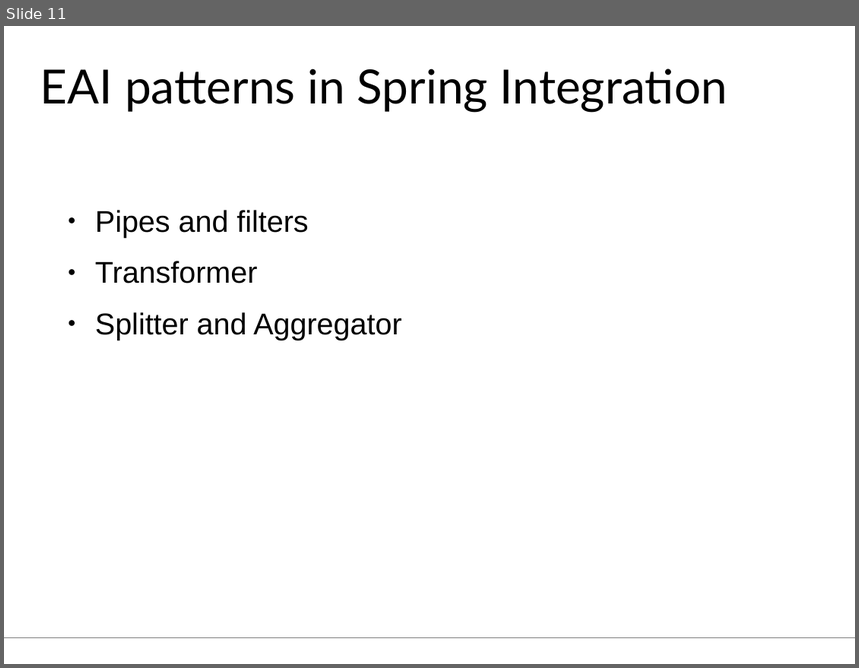
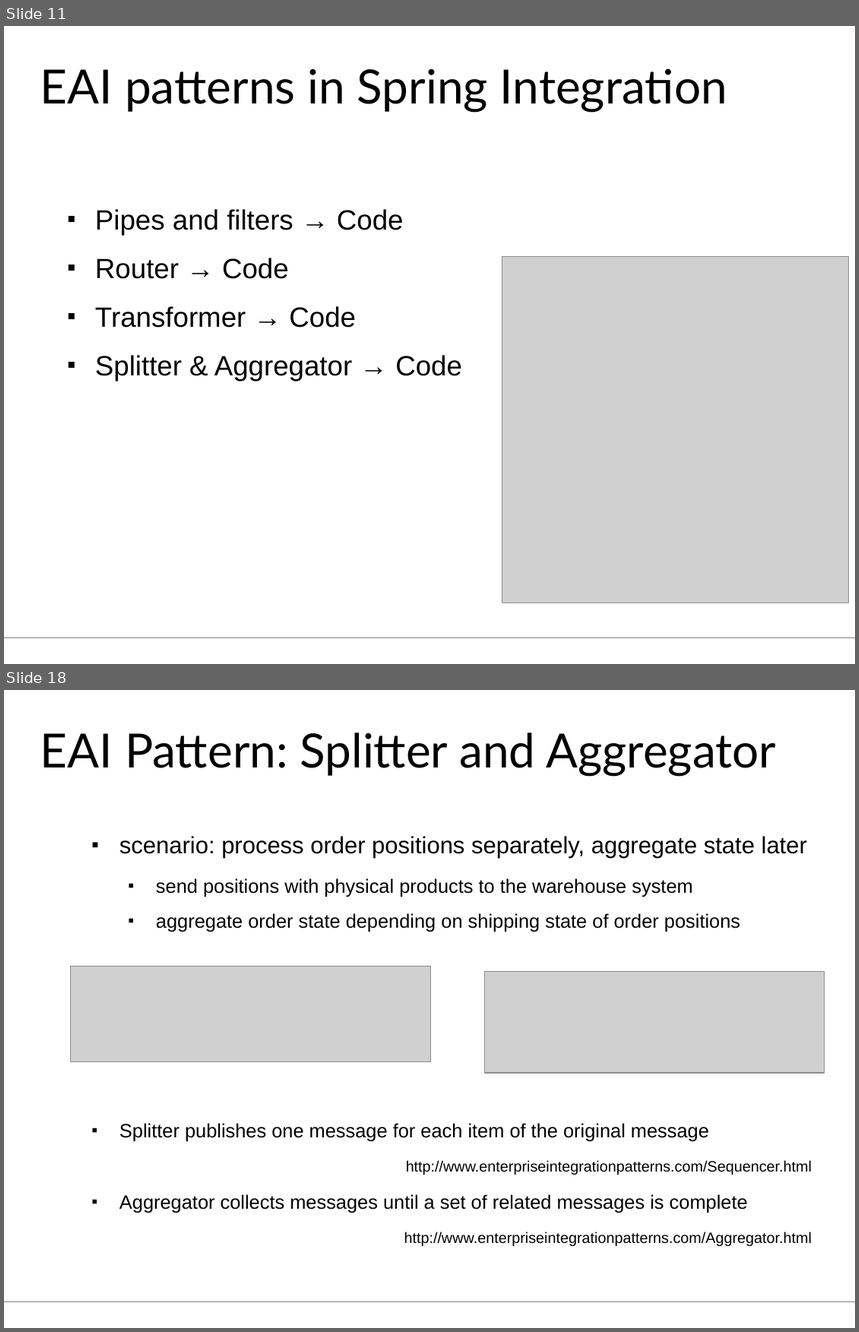
Before and after one commit to aheusingfeld/javaone2012, a slide deck: slides/eai-slides.odp. Shown one above the other, each under a label of ours: slide 11 before the commit, slides 11 and 18 after it; the slides between them are not shown. The pictures are 859x668 and 859x1332 pixels, drawn with LibreOffice and Linux fonts; fonts in the diff are those of the drawing; grey boxes stand for pictures. Boxes give left, top, right and bottom in pixels: in the first picture for what was removed or moved away, otherwise in the second. Text is boxed around its words. In the diff, an @@ line names an element or a change of style, - is before the commit and + after.

```diff
--- a/slides/eai-slides.odp
+++ b/slides/eai-slides.odp
@@ slide 18 added at <box>4,690,855,1328</box>, background #FFFFFF; not listed: 1 template element that a slide beside it also shows @@
@@ title added at <box>40,733,776,777</box>, 44 pt, text #000000 @@
+EAI Pattern: Splitter and Aggregator
@@ text added at <box>120,836,807,932</box>, 18 pt, text #000000 @@
+■ scenario: process order positions separately, aggregate state later
+  ■ send positions with physical products to the warehouse system
+  ■ aggregate order state depending on shipping state of order positions
@@ picture added at <box>71,967,432,1062</box> @@
@@ picture added at <box>485,972,825,1073</box> @@
@@ text added at <box>120,1123,812,1246</box>, 18 pt, text #000000 @@
+■ Splitter publishes one message for each item of the original message
+http://www.enterpriseintegrationpatterns.com/Sequencer.html
+■ Aggregator collects messages until a set of related messages is complete
+http://www.enterpriseintegrationpatterns.com/Aggregator.html
@@ slide 11 changed as well @@
@@ text at <box>95,209,462,382</box>: text changed; size 28 to 26 pt @@
-● Pipes and filters
-● Transformer
-● Splitter and Aggregator
+■ Pipes and filters → Code
+■ Router → Code
+■ Transformer → Code
+■ Splitter & Aggregator → Code
@@ picture added at <box>503,257,849,603</box> @@
```
Also in this commit, not shown: 12 other slides changed, 8 other slides added, 1 slide removed, 1 other file.
